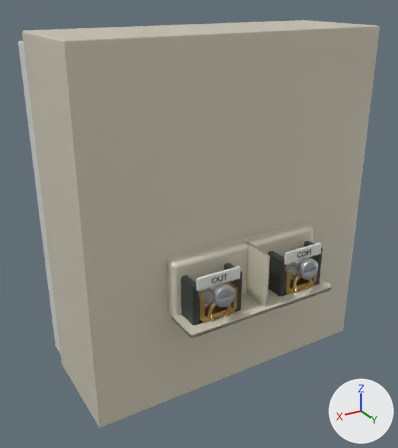
The glTF model lab/public/models/thermostat_default.glb, before and after one commit.
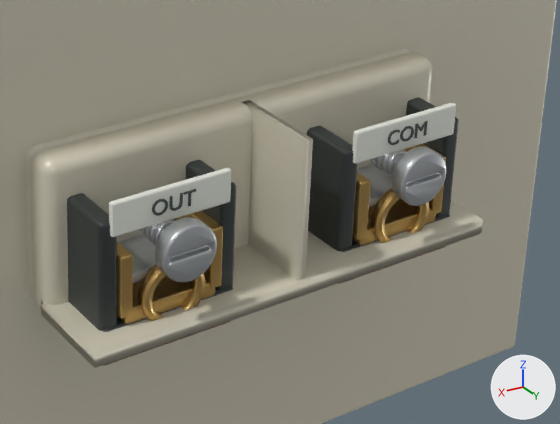
The first picture shows the older version from a camera (50 mm lens) standing at (0.719, 1.141, 1.218) and looking at (0.018, -0.028, 0.633). The close-ups show the older and then the newer version on the part from 39% to 90% of the width and 46% to 80% of the height of that picture. Only the edits that show in the close-ups are written down. The axes (+X, +Y, +Z) are drawn at lower right. The lights are the same throughout. Where no turn or scale is listed for an object, it has been applied to the vertices. Vertices at exactly the same position are counted once.

The first close-up shows 'Moulded terminal legend pad', 'Moulded terminal legend pad.001', 'detail:terminal-clamp:COM · Detail machined brass', 'detail:terminal-clamp:COM · Detail moulded engineering polymer', 'detail:terminal-clamp:COM · Detail zinc plated fixing', 'detail:terminal-clamp:OUT · Detail machined brass', 'detail:terminal-clamp:OUT · Detail moulded engineering polymer', 'detail:terminal-clamp:OUT · Detail zinc plated fixing', 'mark:COM', 'mark:OUT', 'node-2', 'part:terminals · Original 5a609f27' and 2 more.
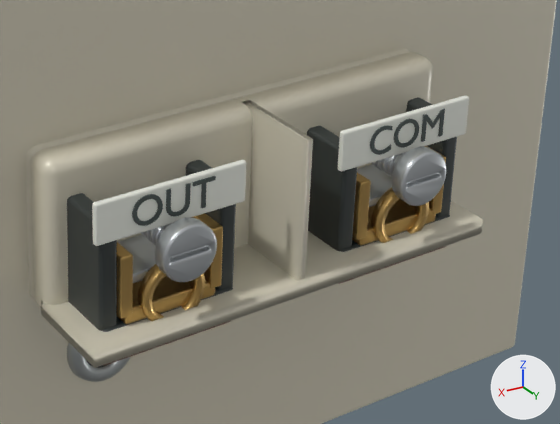
Changed parts and their boxes (x1, y1, x2, y2) in the close-ups (560 x 424 px; the box of a moved part takes in the faces that stretch with it):
'Moulded terminal legend pad.001', reshaped (26% wider, 24% taller): before (109, 168, 231, 237); after (92, 160, 246, 246)
'Moulded terminal legend pad', reshaped (26% wider, 26% taller): before (352, 103, 456, 164); after (338, 95, 469, 172)
'Retaining lip', added: after (67, 342, 130, 382)
'Compression seal', added (mostly hidden): after (86, 360, 109, 368)
part 1 of me_moulded_marking, moved or reshaped: before (388, 121, 428, 145); after (370, 109, 445, 155)
part 2 of me_cube_060, moved or reshaped: before (453, 103, 456, 133); after (465, 96, 469, 133)
part 3 of me_cube_060, moved or reshaped: before (353, 106, 456, 164); after (338, 100, 468, 172)
part 4 of me_cube_060, moved or reshaped: before (352, 103, 456, 163); after (338, 95, 468, 170)
part 5 of me_moulded_marking_001, moved or reshaped: before (152, 189, 196, 216); after (132, 176, 216, 226)
part 6 of me_cube_061, moved or reshaped: before (228, 168, 231, 201); after (244, 160, 246, 200)
part 7 of me_cube_061, moved or reshaped: before (110, 172, 230, 237); after (94, 164, 245, 246)
part 8 of me_cube_061, moved or reshaped: before (109, 168, 230, 236); after (92, 160, 245, 245)

What changed in the scene script:
```text
Change me_moulded_marking:
    remove me_moulded_marking.from_pydata(...)  # 2508 vertices, 5008 faces; spans x -0.0218..0.0223, y -0.0006..0.0006, z -0.0063..0.008
    add me_moulded_marking.from_pydata(...)  # 2508 vertices, 5008 faces; spans x -0.0413..0.0423, y -0.0006..0.0006, z -0.0119..0.015
    me_moulded_marking part 1: 2508 of 2508 vertices moved; they spanned x -0.0218..0.0223, y -0.0006..0.0006, z -0.0063..0.008 and now span x -0.0413..0.0423, y -0.0006..0.0006, z -0.0119..0.015; mean shift (0.0058, 0.0, 0.0008)
Change me_cube_060:
    remove me_cube_060.from_pydata(...)  # 96 vertices, 188 faces; spans x -0.0575..0.0575, y -0.003..0.003, z -0.0155..0.0155
    add me_cube_060.from_pydata(...)  # 96 vertices, 188 faces; spans x -0.0725..0.0725, y -0.003..0.003, z -0.019..0.019
    me_cube_060 part 2: all 24 vertices in x -0.0575..-0.0555, y -0.003..0.003, z 0.0135..0.0155 are moved by (-0.015, 0.0, 0.0035)
    me_cube_060 part 3: all 24 vertices in x 0.0555..0.0575, y -0.003..0.003, z -0.0155..-0.0135 are moved by (0.015, 0.0, -0.0035)
    me_cube_060 part 4: all 24 vertices in x 0.0555..0.0575, y -0.003..0.003, z 0.0135..0.0155 are moved by (0.015, 0.0, 0.0035)
    other edits to the shape of me_cube_060 do not show in these pictures
Change me_moulded_marking_001:
    remove me_moulded_marking_001.from_pydata(...)  # 2184 vertices, 4360 faces; spans x -0.0212..0.0206, y -0.0006..0.0006, z -0.0063..0.008
    add me_moulded_marking_001.from_pydata(...)  # 2184 vertices, 4360 faces; spans x -0.0401..0.039, y -0.0006..0.0006, z -0.0119..0.015
    me_moulded_marking_001 part 5: 2184 of 2184 vertices moved; they spanned x -0.0212..0.0206, y -0.0006..0.0006, z -0.0063..0.008 and now span x -0.0401..0.039, y -0.0006..0.0006, z -0.0119..0.015; mean shift (0.0048, 0.0, -0.0006)
Change me_cube_061:
    remove me_cube_061.from_pydata(...)  # 96 vertices, 188 faces; spans x -0.0575..0.0575, y -0.003..0.003, z -0.0155..0.0155
    add me_cube_061.from_pydata(...)  # 96 vertices, 188 faces; spans x -0.0725..0.0725, y -0.003..0.003, z -0.019..0.019
    me_cube_061 part 6: all 24 vertices in x -0.0575..-0.0555, y -0.003..0.003, z 0.0135..0.0155 are moved by (-0.015, 0.0, 0.0035)
    me_cube_061 part 7: all 24 vertices in x 0.0555..0.0575, y -0.003..0.003, z -0.0155..-0.0135 are moved by (0.015, 0.0, -0.0035)
    me_cube_061 part 8: all 24 vertices in x 0.0555..0.0575, y -0.003..0.003, z 0.0135..0.0155 are moved by (0.015, 0.0, 0.0035)
    other edits to the shape of me_cube_061 do not show in these pictures
Add ob_retaining_lip:
    ob_retaining_lip = bpy.data.objects.new('Retaining lip', me_torus)  # 384 vertices, 768 faces; spans x -0.0355..0.0355, y -0.0094..0.0094, z -0.0391..0.0391; in mat_embossed_metal_finish (grey #b3b8b8)
    ob_retaining_lip.location = (0.135, 0.141, 0.438)
Add ob_compression_seal:
    ob_compression_seal = bpy.data.objects.new('Compression seal', me_torus_001)  # 384 vertices, 768 faces; spans x -0.0316..0.0316, y -0.0132..0.0132, z -0.0348..0.0348; in mat_cable_entry_elastomer (dark grey #303434)
    ob_compression_seal.location = (0.135, 0.134, 0.438)
```
